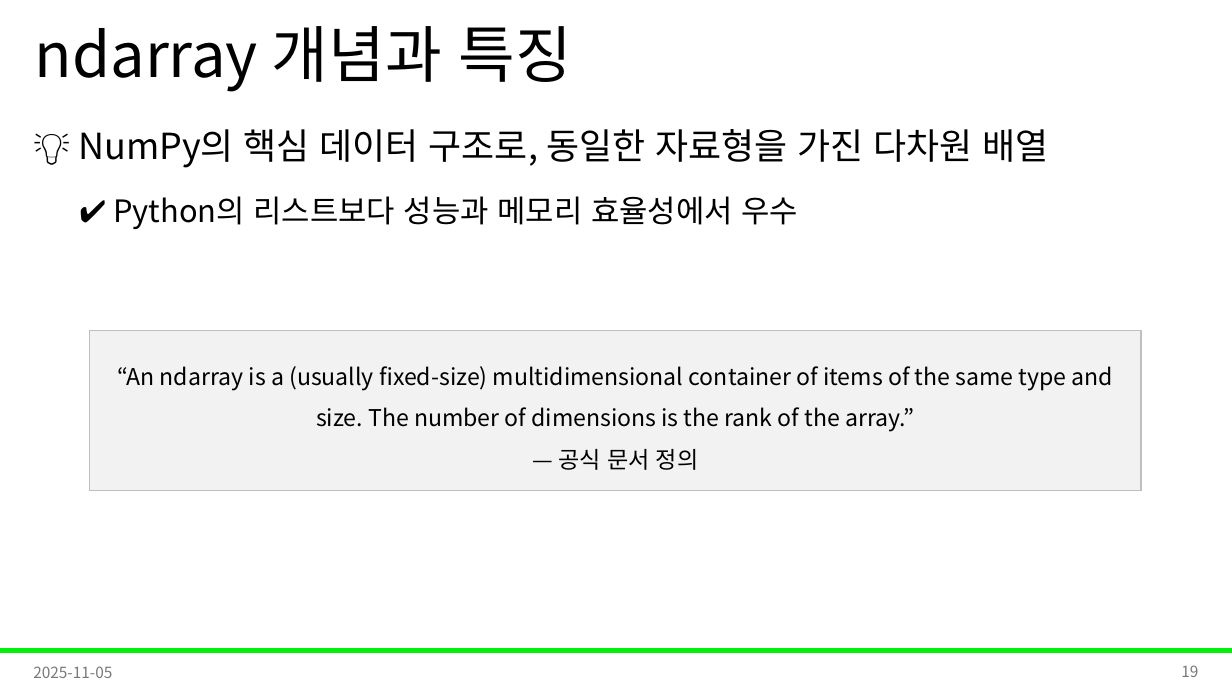
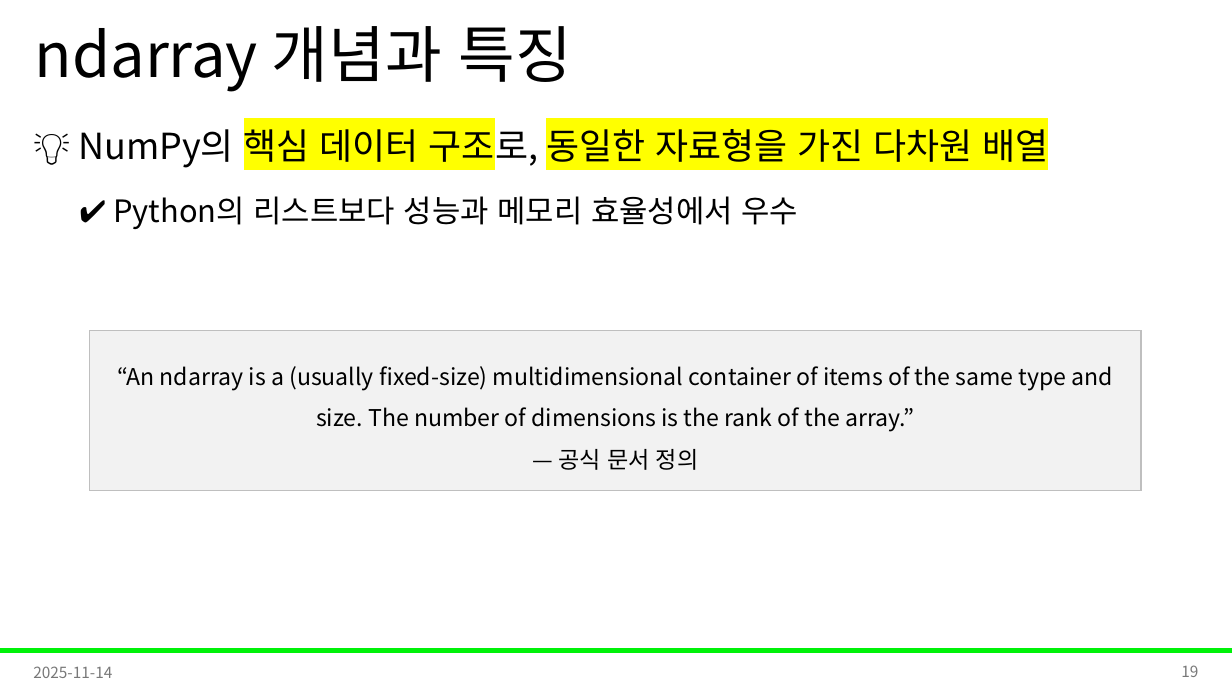
Before and after one commit to Leader-Lesson/KDT_RE_5th, a slide deck: slide 19 of material/3_데이터분석/01_numpy.pptx. Drawn at 1232x693 pixels with LibreOffice and Linux fonts; fonts in the diff are those of the drawing; background and template pictures are left out. Boxes give left, top, right and bottom in pixels: in the first picture for what was removed or moved away, otherwise in the second. Text is boxed around its words. In the diff, an @@ line names an element or a change of style, - is before the commit and + after.

```diff
--- a/material/3_데이터분석/01_numpy.pptx
+++ b/material/3_데이터분석/01_numpy.pptx
@@ text at (78,123,1048,169): highlight none to #FFFF00 in "핵심 데이터 구조로, 동일한 자료형을 가진 다차원 ..." @@
@@ text at (33,666,112,678): text changed @@
-2025-11-05
+2025-11-14
```
Also in this commit, not shown: 50 other slides changed, 1 other file.
